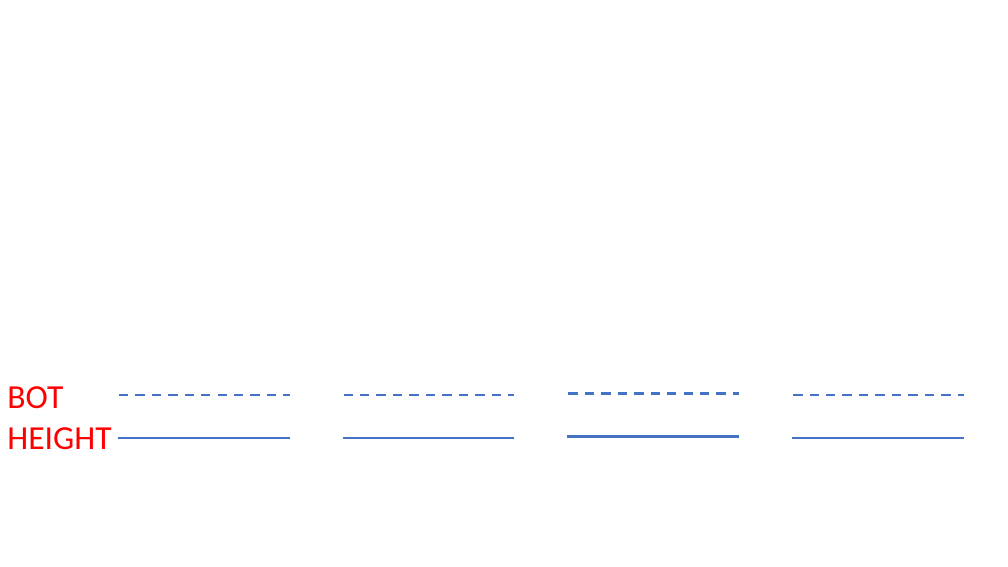
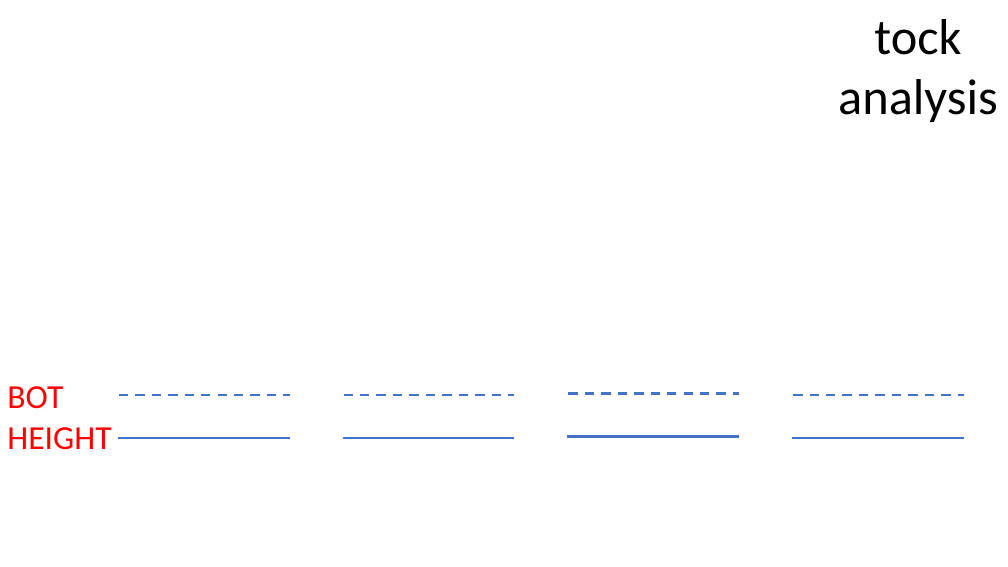
Before and after one commit to GregorKiczales/spd-materials, a slide deck: slide 16 of instructor/l04/l04-pad.pptx (slide 9 before the commit). Drawn at 1008x567 pixels with LibreOffice and Linux fonts; fonts in the diff are those of the drawing. Boxes give left, top, right and bottom in pixels: in the first picture for what was removed or moved away, otherwise in the second. Text is boxed around its words. In the diff, an @@ line names an element or a change of style, - is before the commit and + after.

```diff
--- a/instructor/l04/l04-pad.pptx
+++ b/instructor/l04/l04-pad.pptx
@@ text added at bbox=[838, 19, 998, 122], 48 pt, text #000000 @@
+tock analysis
```
Also in this commit, not shown: 3 other slides changed, 7 slides added, 1 other file.
